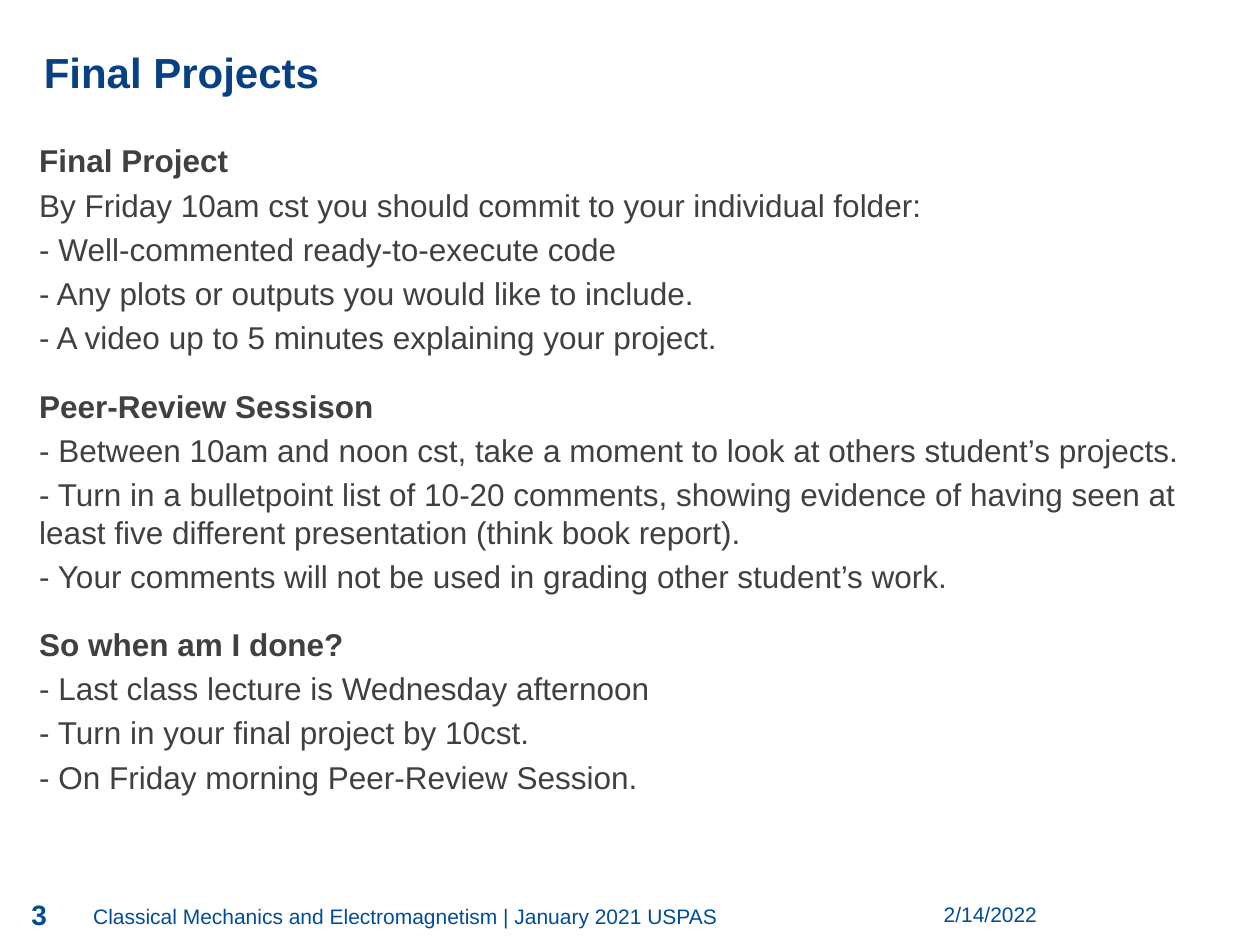
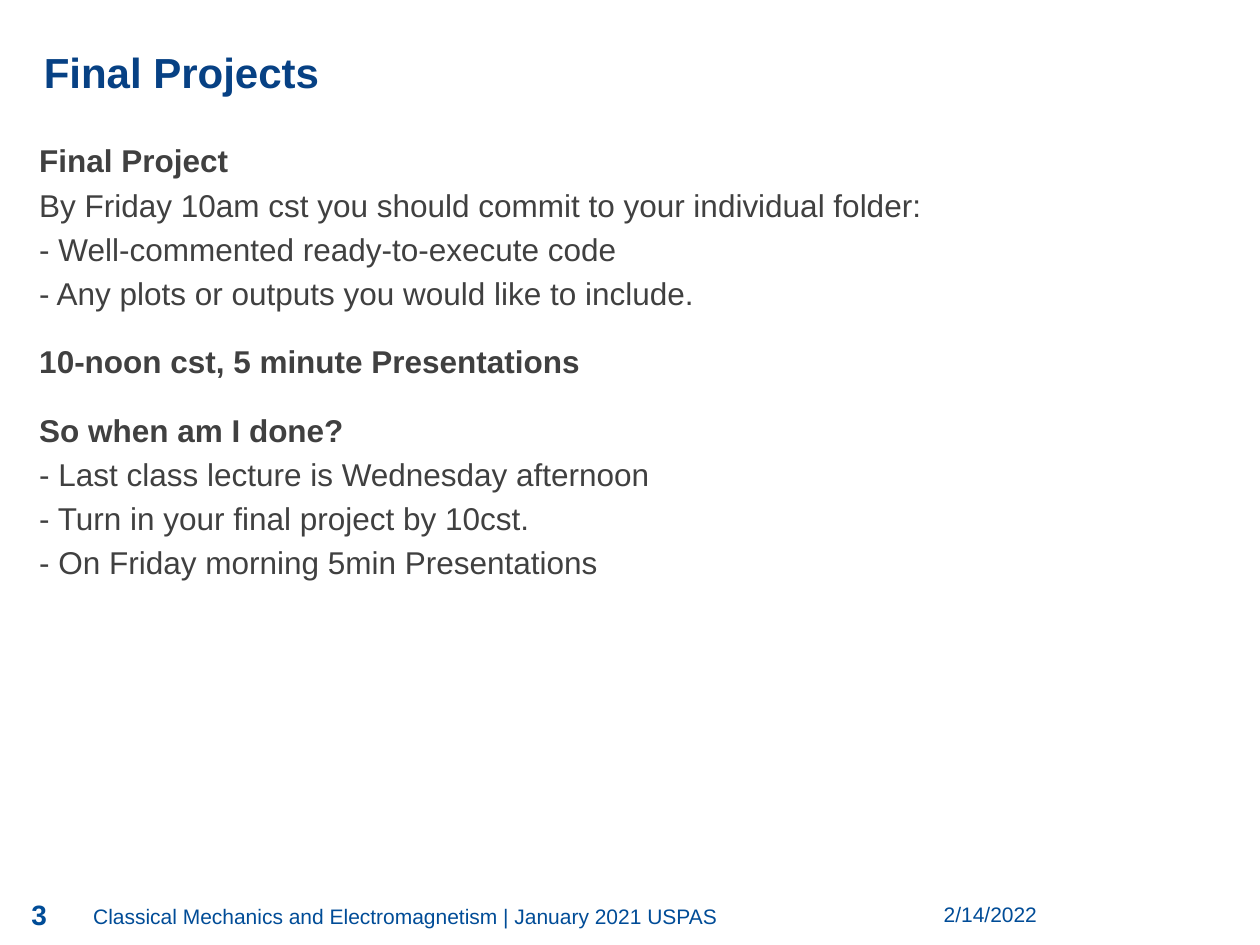
Before and after one commit to jseldred/USPAS_Python_2022, a slide deck: slide 3 of lectures/About_Final_Projects.pptx. Drawn at 1260x945 pixels with LibreOffice and Linux fonts; fonts in the diff are those of the drawing; background and template pictures are left out. Boxes give left, top, right and bottom in pixels: in the first picture for what was removed or moved away, otherwise in the second. Text is boxed around its words. In the diff, an @@ line names an element or a change of style, - is before the commit and + after.

Commit message:
Projects will be live

```diff
--- a/lectures/About_Final_Projects.pptx
+++ b/lectures/About_Final_Projects.pptx
@@ text at bbox=[39, 350, 579, 378]: text changed; bold on @@
-- A video up to 5 minutes explaining your project.
-Peer-Review Sessison
-- Between 10am and noon cst, take a moment to look at others student’s projects.
-- Turn in a bulletpoint list of 10-20 comments, showing evidence of having seen at least five different presentation (think book report).
-- Your comments will not be used in grading other student’s work.
+10-noon cst, 5 minute Presentations
@@ text at bbox=[58, 551, 598, 580]: text changed @@
-- On Friday morning Peer-Review Session.
+- On Friday morning 5min Presentations
```
Also in this commit, not shown: 3 other slides changed, 1 slide removed.
